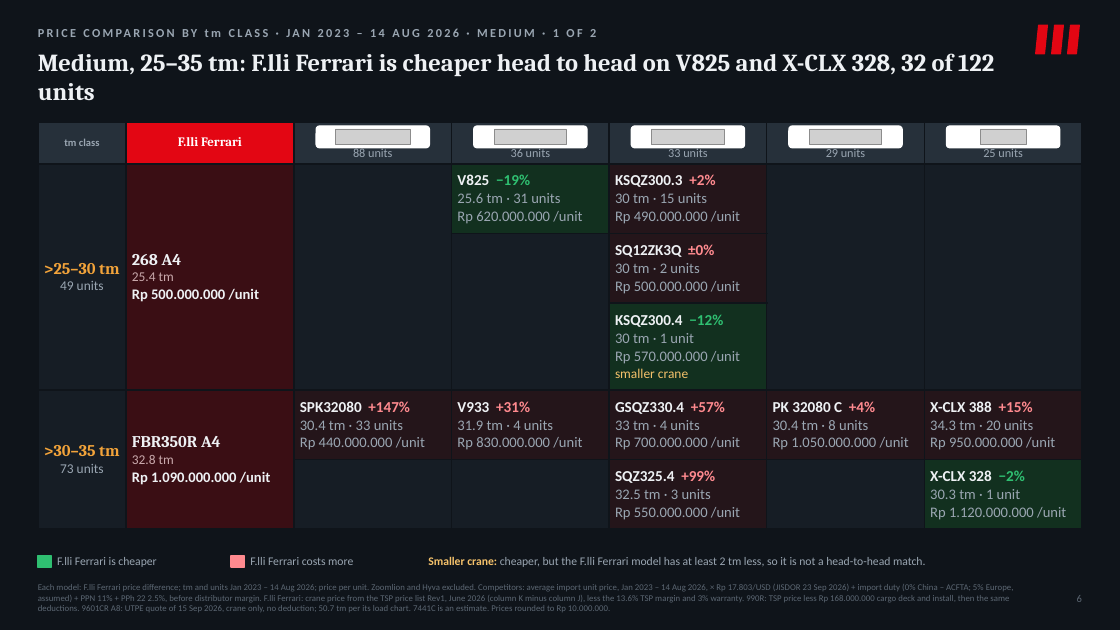
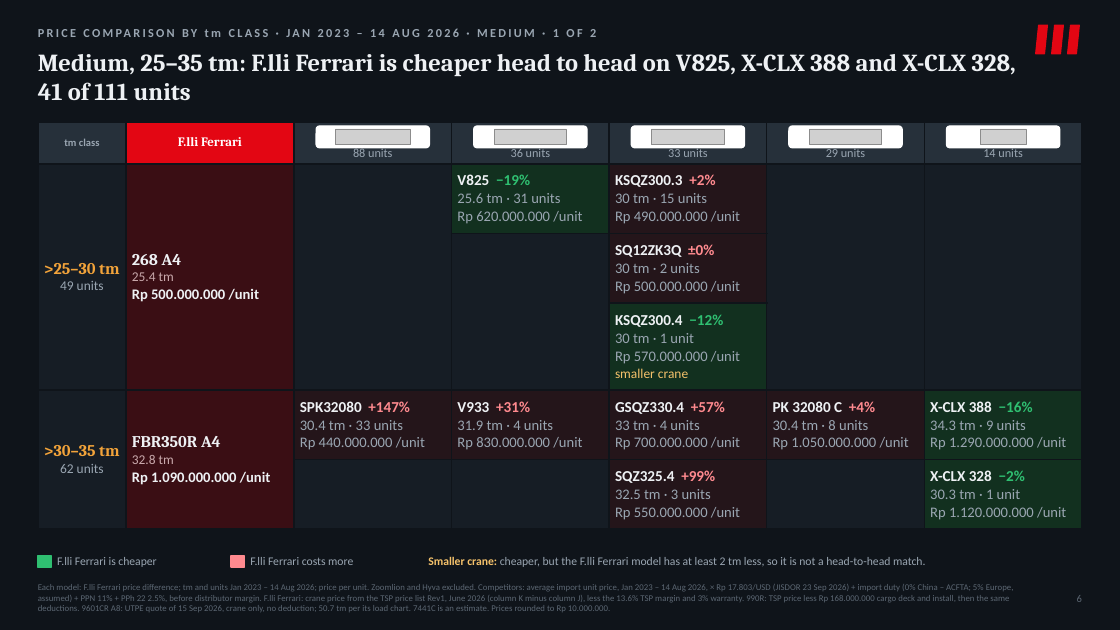
Before and after one commit to Godson7777/Ferarri_Crane_Tiberias, a slide deck: slide 7 of slides/Flli_Ferrari_Market_Strategy_v5.pptx. Drawn at 1120x630 pixels with LibreOffice and Linux fonts; fonts in the diff are those of the drawing; grey boxes stand for pictures. Boxes give left, top, right and bottom in pixels: in the first picture for what was removed or moved away, otherwise in the second. Text is boxed around its words. In the diff, an @@ line names an element or a change of style, - is before the commit and + after.

```diff
--- a/slides/Flli_Ferrari_Market_Strategy_v5.pptx
+++ b/slides/Flli_Ferrari_Market_Strategy_v5.pptx
@@ text at [38,54,1016,100]: text changed @@
-Medium, 25–35 tm: F.lli Ferrari is cheaper head to head on V825 and X-CLX 328, 32 of 122 units
+Medium, 25–35 tm: F.lli Ferrari is cheaper head to head on V825, X-CLX 388 and X-CLX 328, 41 of 111 units
@@ table at [38,122,1084,524] @@
-row 1, column 7: 25 units
+row 1, column 7: 14 units
-row 5, column 1: >30–35 tm / 73 units
+row 5, column 1: >30–35 tm / 62 units
-row 5, column 7: X-CLX 388 +15% / 34.3 tm · 20 units / Rp 950.000.000 /unit
+row 5, column 7: X-CLX 388 −16% / 34.3 tm · 9 units / Rp 1.290.000.000 /unit
@@ fill #24151A to #12301F in row 5, column 7 @@
```
Also in this commit, not shown: 6 other slides changed, 9 other files.
